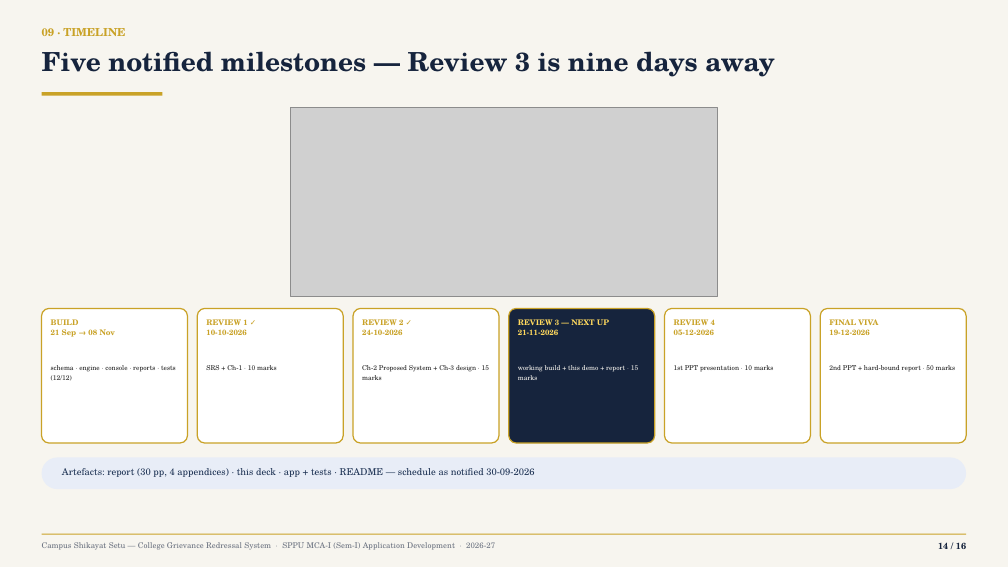
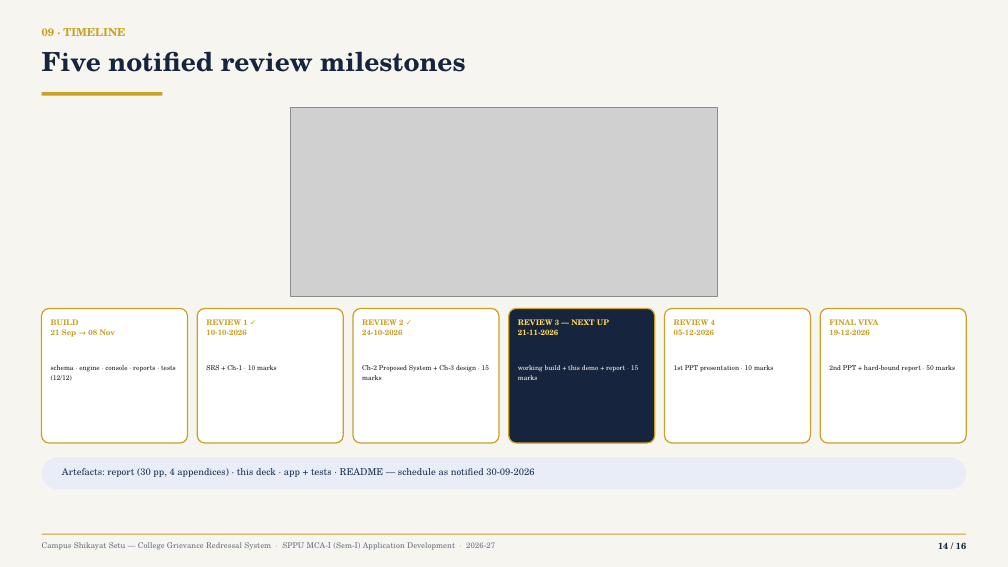
Before and after one commit to Yashwant-git392/Yashwant-git392, a slide deck: slide 14 of shikayat-setu/presentation/CampusShikayatSetu_MCA-Mini-Project_Review.pptx. Drawn at 1008x567 pixels with LibreOffice and Linux fonts; fonts in the diff are those of the drawing; grey boxes stand for pictures. Boxes give left, top, right and bottom in pixels: in the first picture for what was removed or moved away, otherwise in the second. Text is boxed around its words. In the diff, an @@ line names an element or a change of style, - is before the commit and + after.

```diff
--- a/shikayat-setu/presentation/CampusShikayatSetu_MCA-Mini-Project_Review.pptx
+++ b/shikayat-setu/presentation/CampusShikayatSetu_MCA-Mini-Project_Review.pptx
@@ text at box(42, 51, 466, 72): text changed @@
-Five notified milestones — Review 3 is nine days away
+Five notified review milestones
```
Also in this commit, not shown: 7 other slides changed, 10 other files.
